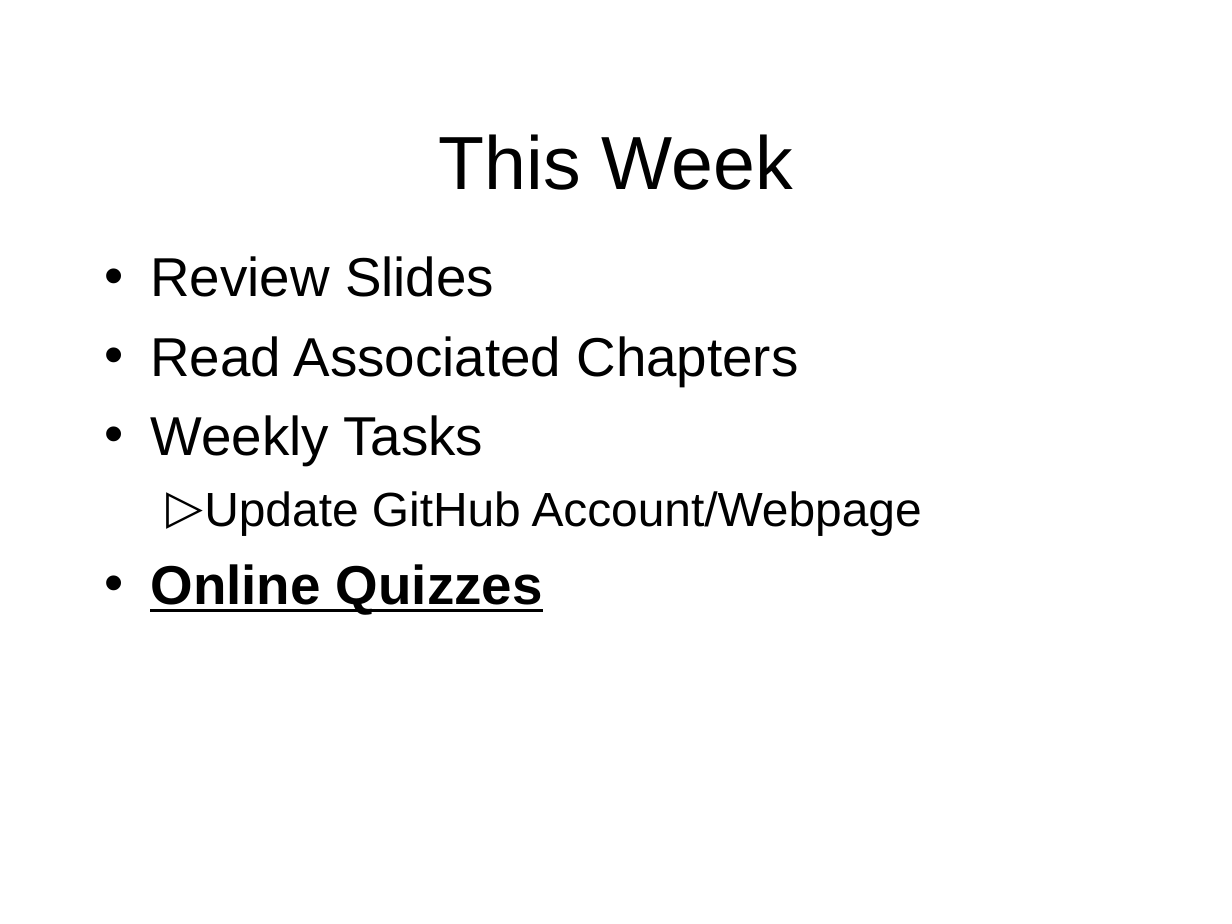
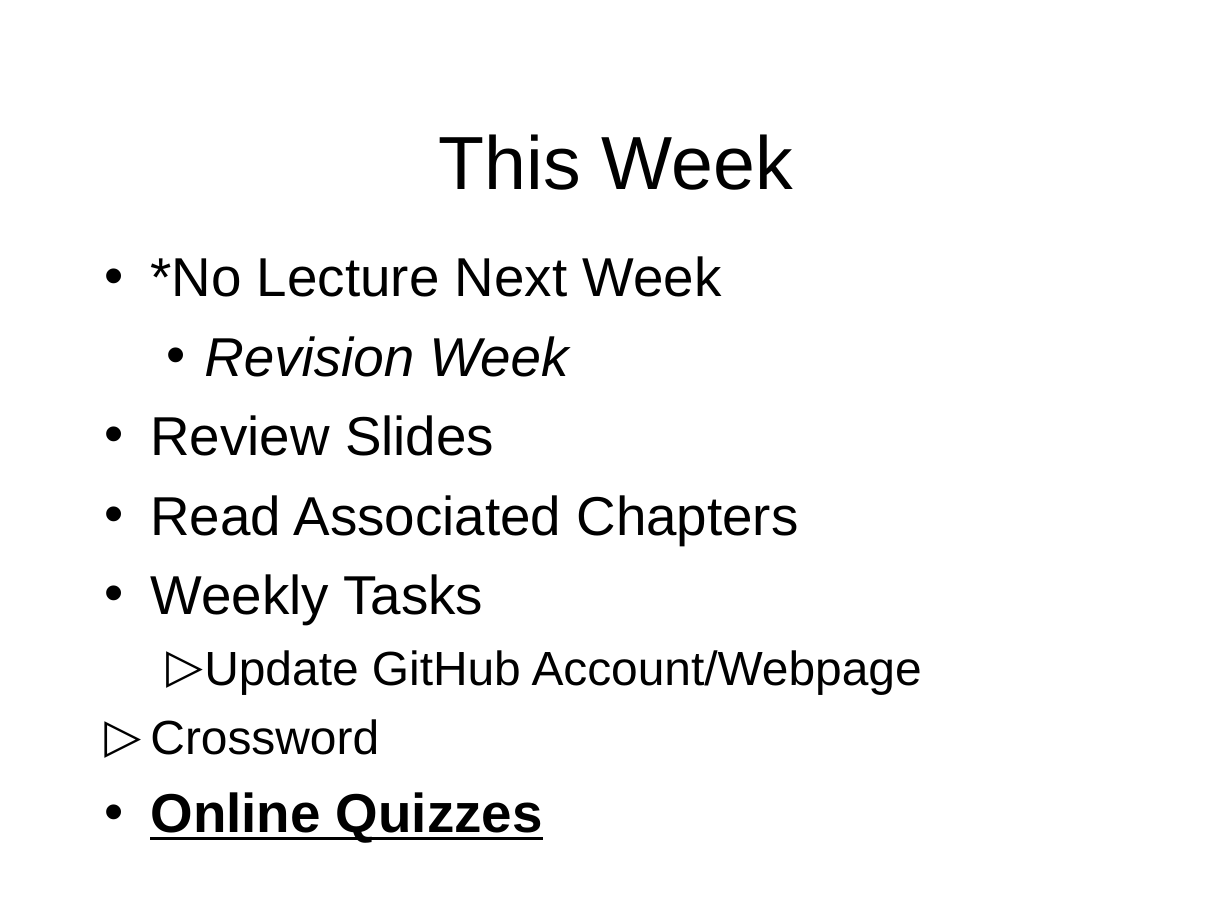
Before and after one commit to octaviordz/zjnu2017.github.io, a slide deck: slide 37 of WAD/lectures/090--Introduction.to.Javascript.pptx (slide 14 before the commit). Drawn at 1232x924 pixels with LibreOffice and Linux fonts; fonts in the diff are those of the drawing. Boxes give left, top, right and bottom in pixels: in the first picture for what was removed or moved away, otherwise in the second. Text is boxed around its words. In the diff, an @@ line names an element or a change of style, - is before the commit and + after.

```diff
--- a/WAD/lectures/090--Introduction.to.Javascript.pptx
+++ b/WAD/lectures/090--Introduction.to.Javascript.pptx
@@ text at bbox=[150, 256, 721, 377]: paragraphs added @@
+• *No Lecture Next Week
+  • Revision Week
@@ text at bbox=[150, 719, 379, 755]: paragraph added @@
+▷ Crossword
```
Also in this commit, not shown: 1 other slide changed, 23 slides added.
